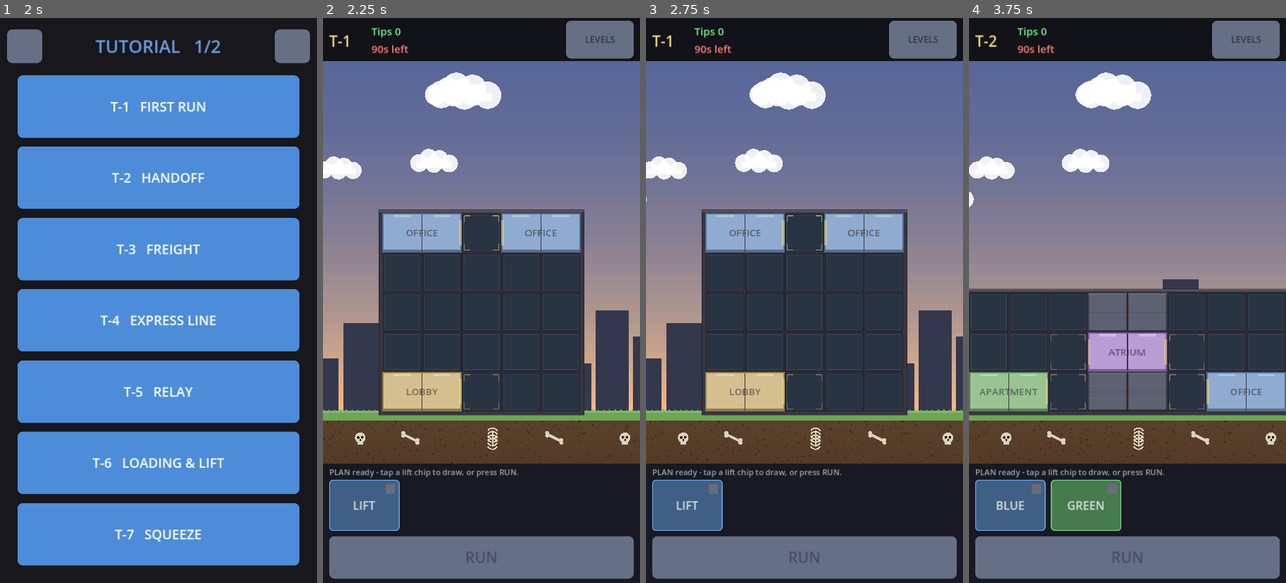
Above: before the commit, frames 1-4 (left to right).
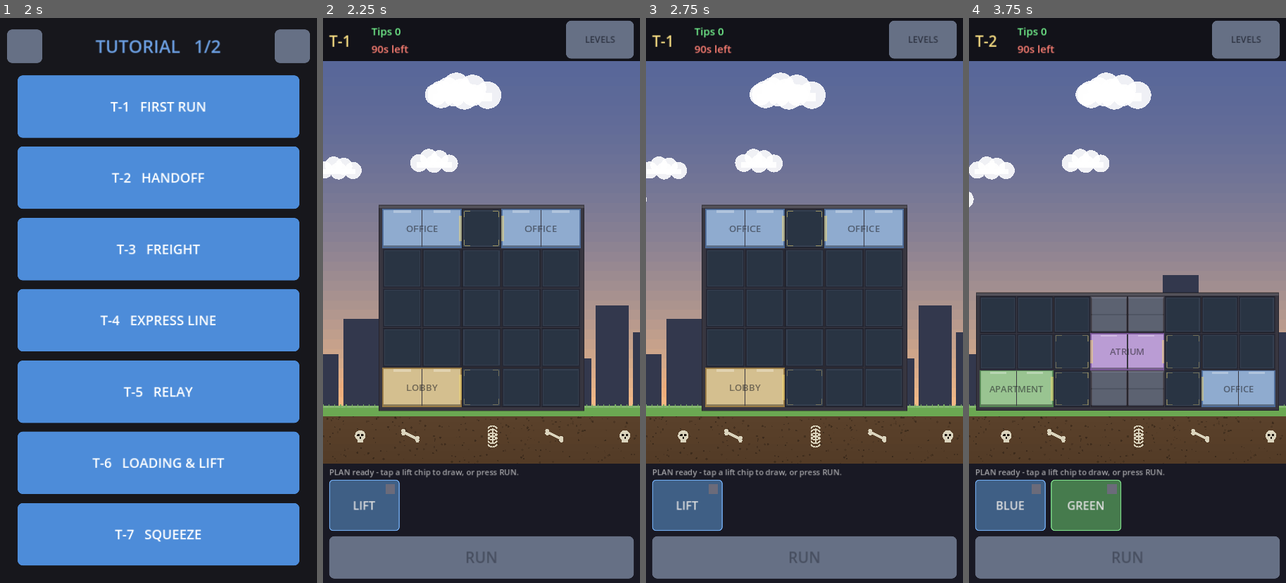
Above: after the commit, the same moments.

Repository: AlexEltonPym/elevator_game
Game: Godot game, scene res://scenes/v5_select.tscn
Same seed, same stepped clock (60 frames per second), same inputs: the game is played once before the commit and once after it.
Inputs (mouse positions are in pixels of both pictures, inside the frame that each line leads up to):
- Up to frame 1 (2 s): click (25, 46) at 0.52 s; click (291, 46) at 1.27 s
- Up to frame 2 (2.25 s): click "T-1 FIRST RUN" at 2 s
- Up to frame 3 (2.75 s): no input
- Up to frame 4 (3.75 s): click "LEVELS" at 2.75 s; click "T-2 HANDOFF" at 3.5 s

Frame 1 is identical in both runs. In frame 2, 5.3% of the frame differs, in the area x 0-100%, y 33-79%; in frame 3, 5.3%; in frame 4, 7.1%, in the area x 0-100%, y 45-79%.

Commit message:
Realism pass tuning: wall windows, all-round border + underground, day pad
- ~10% of blocked/solid walls carry a lit glass window again (deterministic by
  cell) so the facade isn't a dead slab; the rest stay plain masonry.
- Reframe the fit so every level keeps a border on ALL sides plus a permanent
  underground band: the building fits into a reduced box (side margins + top sky +
  dirt band reserved) and shrinks to fit rather than bleeding to the edges. Fixed
  shared ground line (GROUND_LINE) so every building sits on one horizon. Still
  view-only (fingerprint 1557907547).
- Stretch the day/night timeline past the shift bell (DAY_PAD=33s): last orders now
  land at golden hour and the sunset->night plays through the drain, finishing as
  the level closes instead of hitting night mid-service.

Co-Authored-By: Claude Opus 4.8 <noreply@anthropic.com>

Diff:
--- a/scripts/v5/background5.gd
+++ b/scripts/v5/background5.gd
@@ -59,14 +59,19 @@
 	queue_redraw()
 
 
-## Day phase 0 (sunrise / planning) .. 1 (night / last orders), from the shift clock.
+# The day runs a bit PAST the shift bell so the timelapse doesn't finish mid-service: at
+# `shift_len` the sky is only at dusk (sun setting, first stars), and the remaining
+# last-orders drain carries it into full night — "ends AS the stars come out", not before.
+const DAY_PAD := 33.0
+
+## Day phase 0 (sunrise / planning) .. 1 (night), from the shift clock stretched by DAY_PAD.
 func _phase() -> float:
 	if game == null:
 		return 0.0
 	var sl: float = game.shift_len
 	if sl <= 0.0:
 		return 0.0
-	return clampf(game.elapsed / sl, 0.0, 1.0)
+	return clampf(game.elapsed / (sl + DAY_PAD), 0.0, 1.0)
 
 
 ## Interpolated (top, horizon) sky colours at phase p.
--- a/scripts/v5/grid5.gd
+++ b/scripts/v5/grid5.gd
@@ -19,6 +19,18 @@
 const GRID_X := 720.0 # playfield width the grid centers in
 const GRID_Y_TOP := 100.0 # grid area is y 100..1000 (below the top HUD)
 const GRID_Y_H := 900.0
+
+# Realism-pass framing: the building is fit into a REDUCED box that reserves a border on
+# every side plus a permanent underground band, so it never touches a screen edge and there
+# is always visible dirt below (room for a basement). The ground line is a FIXED screen y —
+# every level shares one horizon (sky above, grass + dirt below).
+const SIDE_MARGIN := 24.0        # min gap left & right of the building
+const TOP_MARGIN := 30.0         # min sky above the building (under the top HUD)
+const PLAY_TOP := 98.0           # bottom edge of the top HUD bar
+const PLAY_BOTTOM := 1010.0      # top edge of the bottom card panel
+const UNDERGROUND := 128.0       # visible dirt band below the ground line
+const DIRT_LIP := 18.0           # min dirt kept below a basement's lowest row
+const GROUND_LINE := PLAY_BOTTOM - UNDERGROUND  # fixed street line (screen y)
 
 ## Seconds of walk per tile of Manhattan distance. Board = queue tile -> boarding
 ## dock; alight = alighting dock -> queue tile. Priced identically in Pathfind5 so
@@ -138,20 +150,22 @@
 			GRID_Y_TOP + (GRID_Y_H - ROWS * CELL) / 2.0)
 	var bbox_w := COLS * CELL
 	var bbox_h := ROWS * CELL
-	view_scale = minf(1.0, minf(GRID_X / bbox_w, GRID_Y_H / bbox_h))
-	var cx := ORIGIN.x + bbox_w / 2.0
-	view_offset.x = GRID_X / 2.0 - view_scale * cx
-	# VERTICAL: ground-anchor instead of centring. The building drops so its ground row
-	# sits low in the play area, leaving a band below for the basement + dirt; the sky
-	# fills whatever slack is left ABOVE. bottom_gap (the basement/dirt band) is capped by
-	# the available slack, so a tall tower still fits — it just shows a thinner dirt strip.
-	var scaled_h := view_scale * bbox_h
-	var free_v := GRID_Y_H - scaled_h
-	var want_gap := view_scale * CELL * (float(GROUND_ROW) + 1.2)
-	var bottom_gap := clampf(want_gap, 0.0, free_v)
-	view_offset.y = (GRID_Y_TOP + GRID_Y_H - bottom_gap) - view_scale * (ORIGIN.y + bbox_h)
-	# The world ground line in SCREEN space = the bottom edge of GROUND_ROW.
-	GROUND_Y = view_offset.y + view_scale * (ORIGIN.y + float(ROWS - GROUND_ROW) * CELL)
+	# Fit into the reduced framing box: a border on every side + the underground band are
+	# reserved, so a wide/tall level SHRINKS to fit rather than bleeding to the edges.
+	var above_h := float(ROWS - GROUND_ROW) * CELL   # rows at/above the ground floor
+	var below_h := float(GROUND_ROW) * CELL          # basement rows (below the ground line)
+	var w_avail := GRID_X - 2.0 * SIDE_MARGIN
+	var above_avail := GROUND_LINE - (PLAY_TOP + TOP_MARGIN)
+	var below_avail := PLAY_BOTTOM - GROUND_LINE - DIRT_LIP
+	view_scale = minf(1.0, w_avail / bbox_w)
+	view_scale = minf(view_scale, above_avail / maxf(1.0, above_h))
+	if below_h > 0.0:
+		view_scale = minf(view_scale, below_avail / below_h)
+	# Horizontal: centre across the full width (the width cap above guarantees the side border).
+	view_offset.x = GRID_X / 2.0 - view_scale * (ORIGIN.x + bbox_w / 2.0)
+	# Vertical: pin the BOTTOM edge of GROUND_ROW to the fixed street line — one shared horizon.
+	view_offset.y = GROUND_LINE - view_scale * (ORIGIN.y + float(ROWS - GROUND_ROW) * CELL)
+	GROUND_Y = GROUND_LINE
 	_blocked = {}
 	for c in level.get("blocked", []):
 		_blocked[c] = true
@@ -473,15 +487,29 @@
 
 
 ## SOLID (un-routable) tile — the "wall" half of the tile standard. A raised concrete
-## block: light top bevel + dark base so it reads as a solid, impassable mass, with one
-## mortar course so it's masonry rather than a flat swatch.
-func _draw_solid(rect: Rect2) -> void:
+## block: light top bevel + dark base so it reads as a solid, impassable mass. ~10% of
+## walls (deterministic by cell) carry a lit window so the facade isn't a dead slab; the
+## rest get one mortar course so they read as masonry rather than a flat swatch.
+func _draw_solid(rect: Rect2, c: Vector2i) -> void:
 	draw_rect(rect, Color(0.33, 0.32, 0.36))
 	draw_rect(Rect2(rect.position, Vector2(rect.size.x, 4.0)), Color(0.41, 0.40, 0.45))
 	draw_rect(Rect2(rect.position.x, rect.end.y - 4.0, rect.size.x, 4.0), Color(0.20, 0.19, 0.23))
-	draw_rect(Rect2(rect.position.x, rect.get_center().y - 1.0, rect.size.x, 2.0),
-			Color(0, 0, 0, 0.18))
+	if posmod(c.x * 73 + c.y * 131, 10) == 0:
+		_draw_window(rect)
+	else:
+		draw_rect(Rect2(rect.position.x, rect.get_center().y - 1.0, rect.size.x, 2.0),
+				Color(0, 0, 0, 0.18))
 	draw_rect(rect, Color(0, 0, 0, 0.30), false, 1.5)
+
+
+## A lit glass window set into a wall tile (glass + frame + mullions). Used on ~10% of walls.
+func _draw_window(rect: Rect2) -> void:
+	var g := rect.grow(-11.0)
+	draw_rect(g.grow(2.0), Color(0.16, 0.15, 0.18))            # frame
+	draw_rect(g, Color(0.62, 0.78, 0.86))                       # lit glass
+	draw_rect(g, Color(1.0, 0.96, 0.80, 0.18))                  # warm interior glow
+	draw_rect(Rect2(g.get_center().x - 1.0, g.position.y, 2.0, g.size.y), Color(0.28, 0.30, 0.34))
+	draw_rect(Rect2(g.position.x, g.get_center().y - 1.0, g.size.x, 2.0), Color(0.28, 0.30, 0.34))
 
 
 ## OPEN (routable) tile — the "you may draw here" half of the standard. A recessed shaft
@@ -574,7 +602,7 @@
 			if Grid5.is_corridor(c):
 				_draw_corridor(rect, c)
 			elif not Grid5.passable(c):
-				_draw_solid(rect)
+				_draw_solid(rect, c)
 			else:
 				_draw_shaft(rect)
 			# Disjoint tiles are the DEFAULT and render blank; only SHAREABLE tiles (cap
